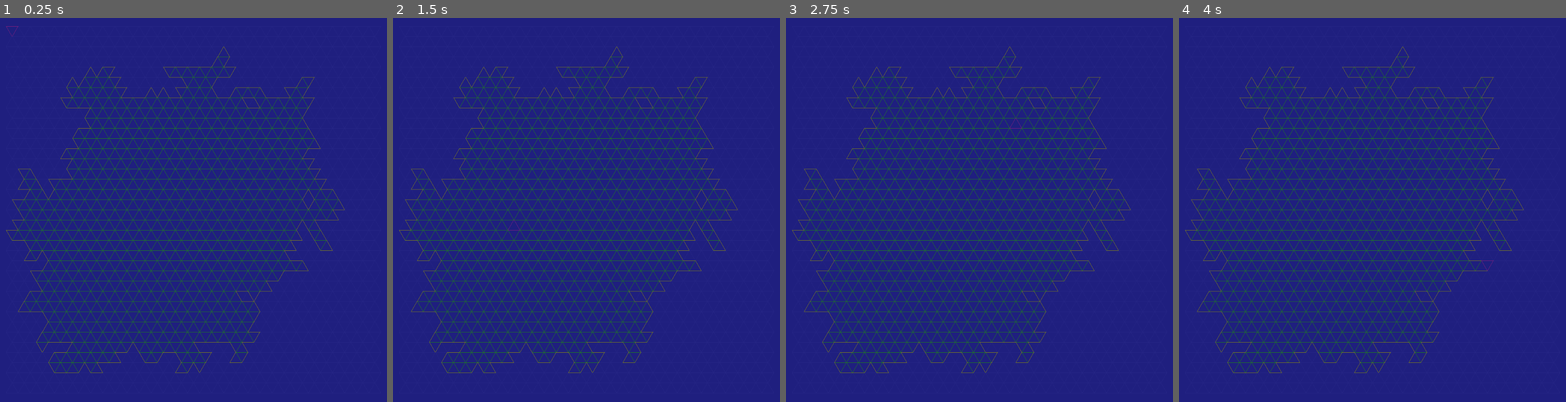
Above: before the commit, frames 1-4 (left to right).
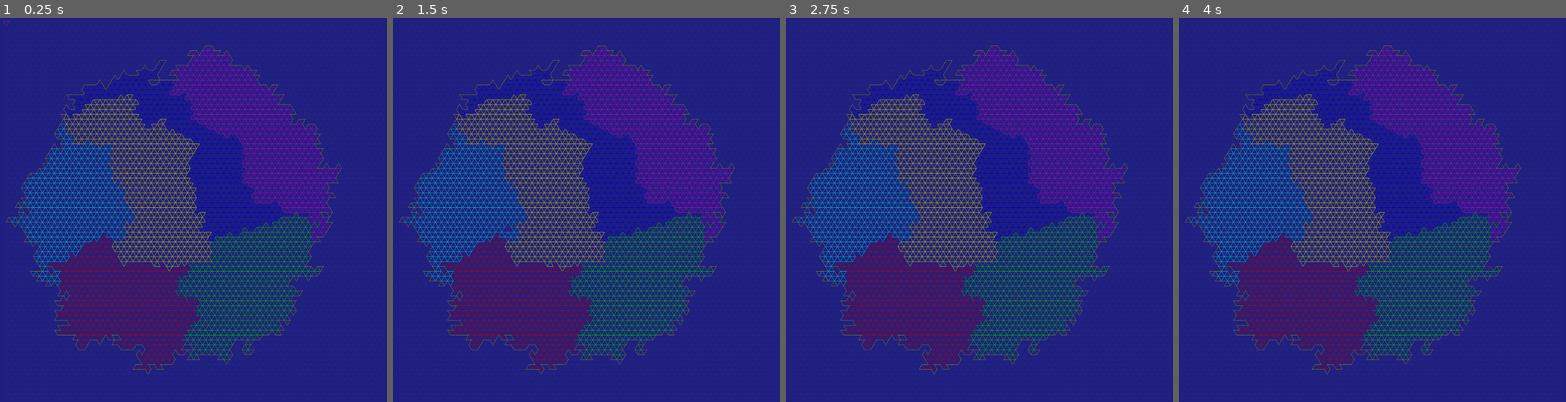
Above: after the commit, the same moments.

Repository: MichaelReel/2DMapGen_2022
Game: Godot game, scene res://PixelDrawn/TriBlobs.tscn
The game is run twice, just before and just after one commit, with the same random seed, the same clock (stepped at 60 frames per second) and the same inputs. This scene is started directly instead of the project's main scene.
Inputs (mouse positions are in pixels of both pictures, inside the frame that each line leads up to):
- Up to frame 1 (0.25 s): no input
- Up to frame 2 (1.5 s): tap Enter at 0.5 s; move the mouse to (671, 190) at 0.52 s; click (671, 190) at 0.67 s; tap Space at 1.25 s; move the mouse to (509, 229) at 1.27 s; click (509, 229) at 1.42 s
- Up to frame 3 (2.75 s): tap Enter at 2 s; move the mouse to (1018, 125) at 2.02 s; click (1018, 125) at 2.17 s
- Up to frame 4 (4 s): tap Space at 2.75 s; move the mouse to (1353, 286) at 2.77 s; click (1353, 286) at 2.92 s; tap Enter at 3.5 s; move the mouse to (1488, 267) at 3.52 s; click (1488, 267) at 3.67 s

The runs differ from the first frame. In frame 1, 21% of the frame differs, in the area x 0-90%, y 0-93%; in frame 2, 21%; in frame 3, 21%; in frame 4, 21%.

Commit message:
Added regions to a blob

Diff:
--- a/PixelDrawn/TriBlobs.gd
+++ b/PixelDrawn/TriBlobs.gd
@@ -6,19 +6,31 @@
 onready var ready := false
 onready var blob_done := false
 onready var edges_done := false
-
-const CELL_EDGE := 32.0
+onready var regions_done := false
+
+const CELL_EDGE := 16.0
 const SEA_COLOR := Color8(32, 32, 128, 255)
 const GRID_COLOR := Color8(40, 40, 136, 255)
 const COAST_COLOR := Color8(128, 128, 32, 255)
 const RIVER_COLOR := Color8(128, 32, 32, 255)
 const LAND_COLOR := Color8(32, 128, 32, 255)
 const CURSOR_COLOR := Color8(128, 32, 128, 255)
+
+const REGION_COLORS := [
+	Color8(  0,   0, 192, 255),
+	Color8(  0, 192,   0, 255),
+	Color8(192,   0,   0, 255),
+	Color8(  0, 192, 192, 255),
+	Color8(192, 192,   0, 255),
+	Color8(192,   0, 192, 255),
+]
+
 const FRAME_TIME_MILLIS := 30
 
 var base_grid: BaseGrid
 var land_blob: TriBlob
 var mouse_tracker: MouseTracker
+var region_manager: RegionManager
 
 
 class BasePoint:
@@ -362,6 +374,10 @@
 
 		return _perimeter
 
+	func get_some_triangles(count: int) -> Array:
+		"""This *could* be random, but for now will use the last added triangles"""
+		return _cells.slice(len(_cells)-count, len(_cells)-1)
+
 	func draw_perimeter_lines(image: Image, color: Color) -> void:
 		image.lock()
 		for line in get_perimeter_lines():
@@ -395,6 +411,67 @@
 		image.lock()
 		var triangle: BaseTriangle = _grid.get_nearest_triangle_to(_mouse_coords)
 		triangle.draw_triangle_on_image(image, color)
+		image.unlock()
+
+
+class Region:
+	var _parent: TriBlob
+	var _debug_color: Color
+	var _cells: Array
+	var _region_front: Array
+
+	func _init(parent: TriBlob, start_triangle: BaseTriangle, debug_color: Color) -> void:
+		_parent = parent
+		_debug_color = debug_color
+		_cells = []
+		_region_front = [start_triangle]
+
+	func expand_tick() -> bool:
+		if _region_front.empty():
+			return true
+		_region_front.shuffle()
+		add_triangle_as_cell(_region_front.back())
+		return false
+
+	func add_triangle_as_cell(triangle: BaseTriangle) -> void:
+		triangle.set_parent(self)
+		_cells.append(triangle)
+		# Remove this one from the _blob_front
+		_region_front.erase(triangle)
+		# Add neighbours to _blob_front
+		for neighbour in triangle.get_neighbours_with_parent(_parent):
+			if not neighbour in _region_front:
+				_region_front.append(neighbour)
+
+	func draw_triangles(image: Image) -> void:
+		for cell in _cells:
+			cell.draw_triangle_on_image(image, _debug_color)
+
+
+class RegionManager:
+	var _regions: Array
+
+	func _init(parent: TriBlob, colors: Array) -> void:
+		var start_triangles = parent.get_some_triangles(len(colors))
+		_regions = []
+		for i in range(len(colors)):
+			_regions.append(Region.new(parent, start_triangles[i], colors[i]))
+
+	func expand_tick() -> bool:
+		var frame_end = OS.get_ticks_msec() + FRAME_TIME_MILLIS
+
+		while OS.get_ticks_msec() < frame_end:
+			var done = true
+			for region in _regions:
+				if not region.expand_tick():
+					done = false
+			if done: return true
+		return false
+
+	func draw_triangles(image: Image) -> void:
+		image.lock()
+		for region in _regions:
+			region.draw_triangles(image)
 		image.unlock()
 
 
@@ -432,10 +509,19 @@
 		land_blob.draw_perimeter_lines(image, COAST_COLOR)
 		imageTexture.create_from_image(image)
 		texture = imageTexture
+		region_manager = RegionManager.new(land_blob, REGION_COLORS)
+
+	elif not regions_done:
+		base_grid.draw_grid(image, GRID_COLOR)
+		land_blob.draw_perimeter_lines(image, COAST_COLOR)
+		regions_done = region_manager.expand_tick()
+		region_manager.draw_triangles(image)
+		imageTexture.create_from_image(image)
+		texture = imageTexture
 
 	else:
 		base_grid.draw_grid(image, GRID_COLOR)
-		land_blob.draw_triangles(image, LAND_COLOR)
+		region_manager.draw_triangles(image)
 		land_blob.draw_perimeter_lines(image, COAST_COLOR)
 		mouse_tracker.update_mouse_coords(get_viewport().get_mouse_position())
 		mouse_tracker.draw_triangle_closest_to_mouse(image, CURSOR_COLOR)
